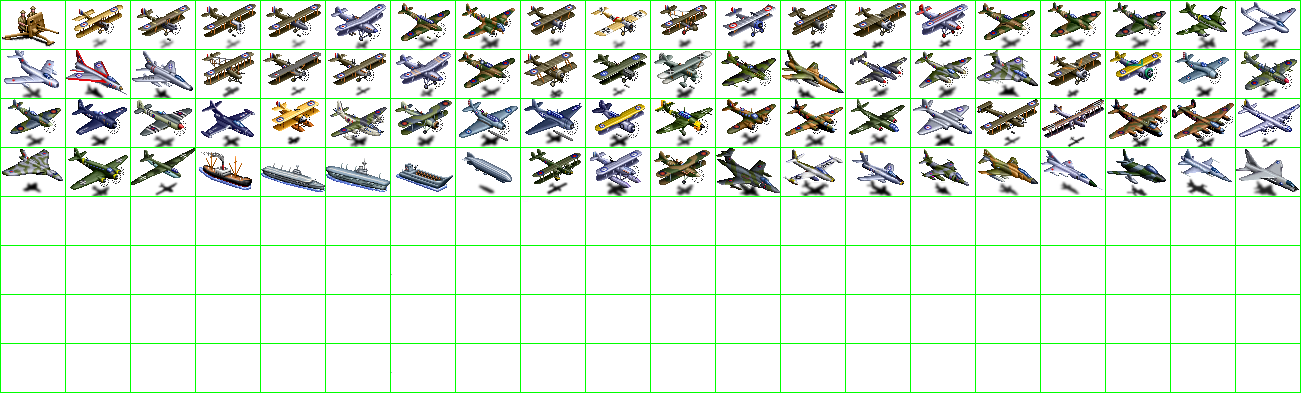
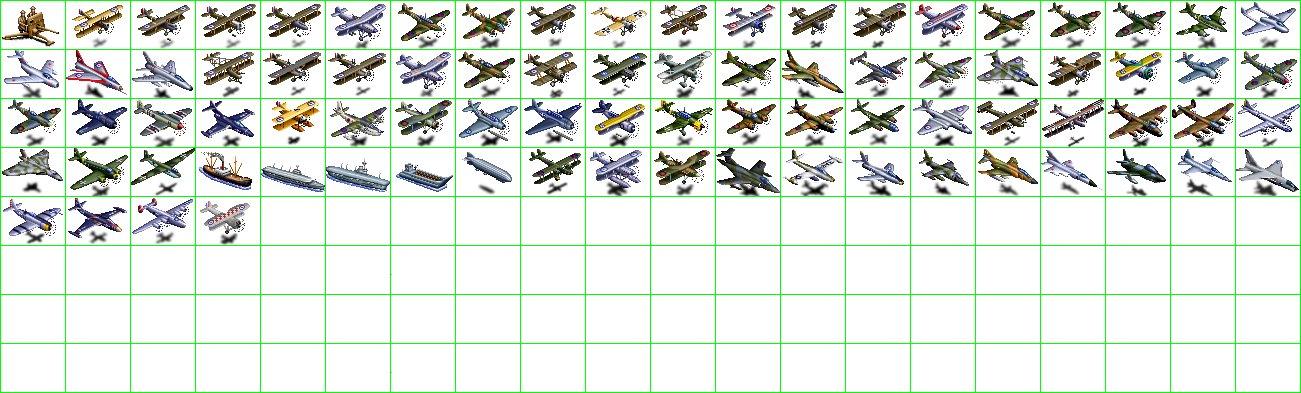
Two versions of the same layered image (1301x393). Layer-by-layer changes:
painted on "units" over bbox(3, 198, 250, 245)
